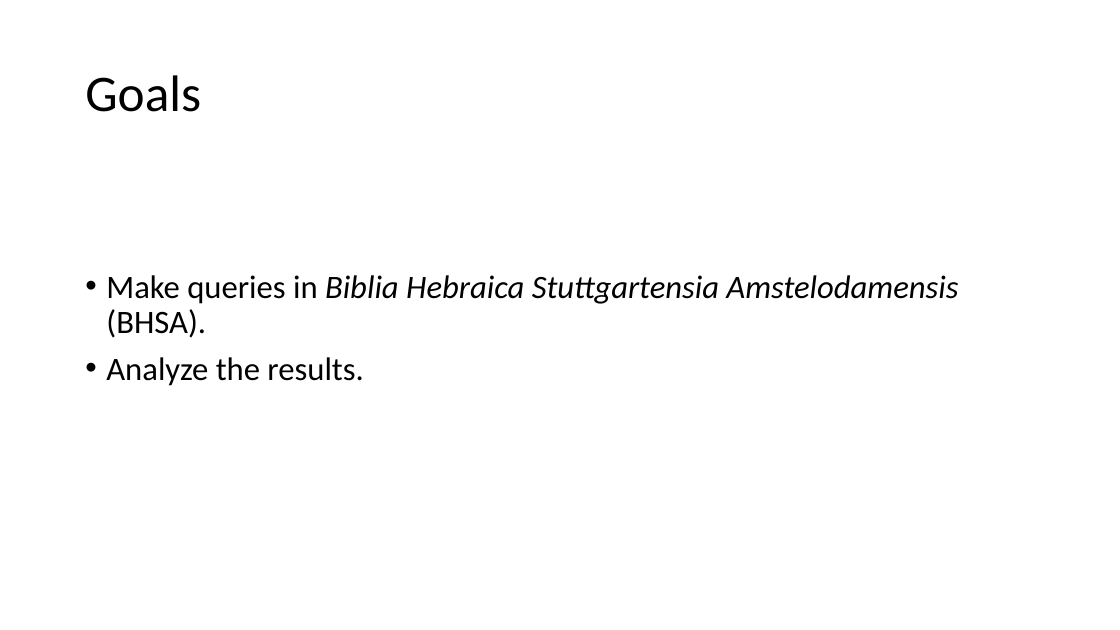
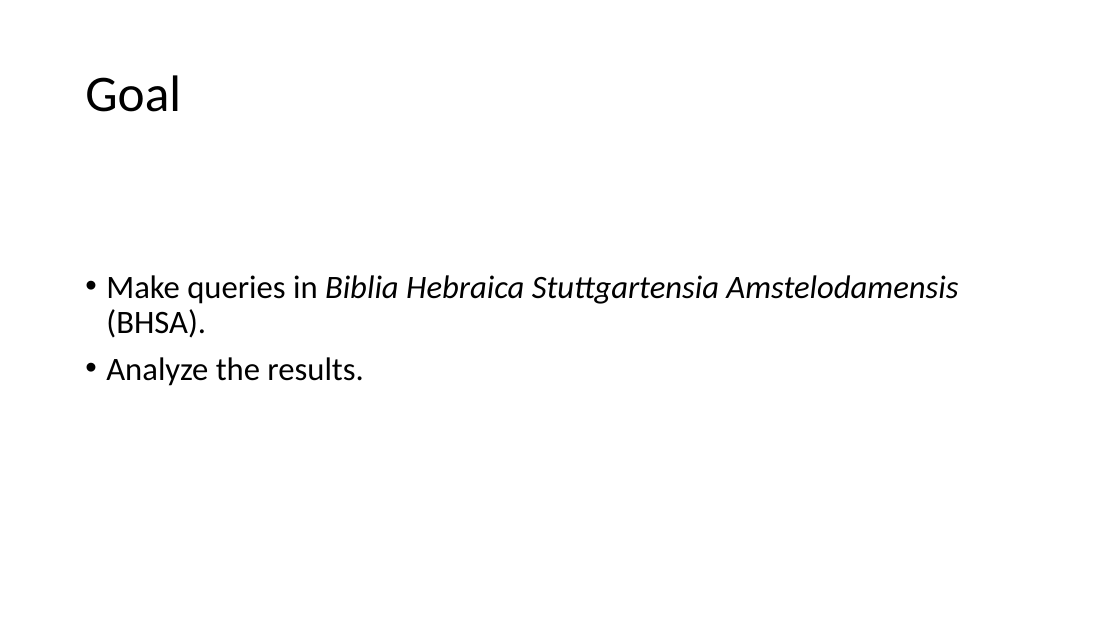
Before and after one commit to MartijnNaaijer/workshop_zurich_text_fabric, a slide deck: slide 2 of presentation_6_march_2026.pptx (slide 3 before the commit). Drawn at 1120x630 pixels with LibreOffice and Linux fonts; fonts in the diff are those of the drawing. Boxes give left, top, right and bottom in pixels: in the first picture for what was removed or moved away, otherwise in the second. Text is boxed around its words. In the diff, an @@ line names an element or a change of style, - is before the commit and + after.

```diff
--- a/presentation_6_march_2026.pptx
+++ b/presentation_6_march_2026.pptx
@@ title at <box>85,75,181,112</box>: text changed @@
-Goals
+Goal
```
Also in this commit, not shown: 3 other slides changed, 1 slide removed, 3 other files.
